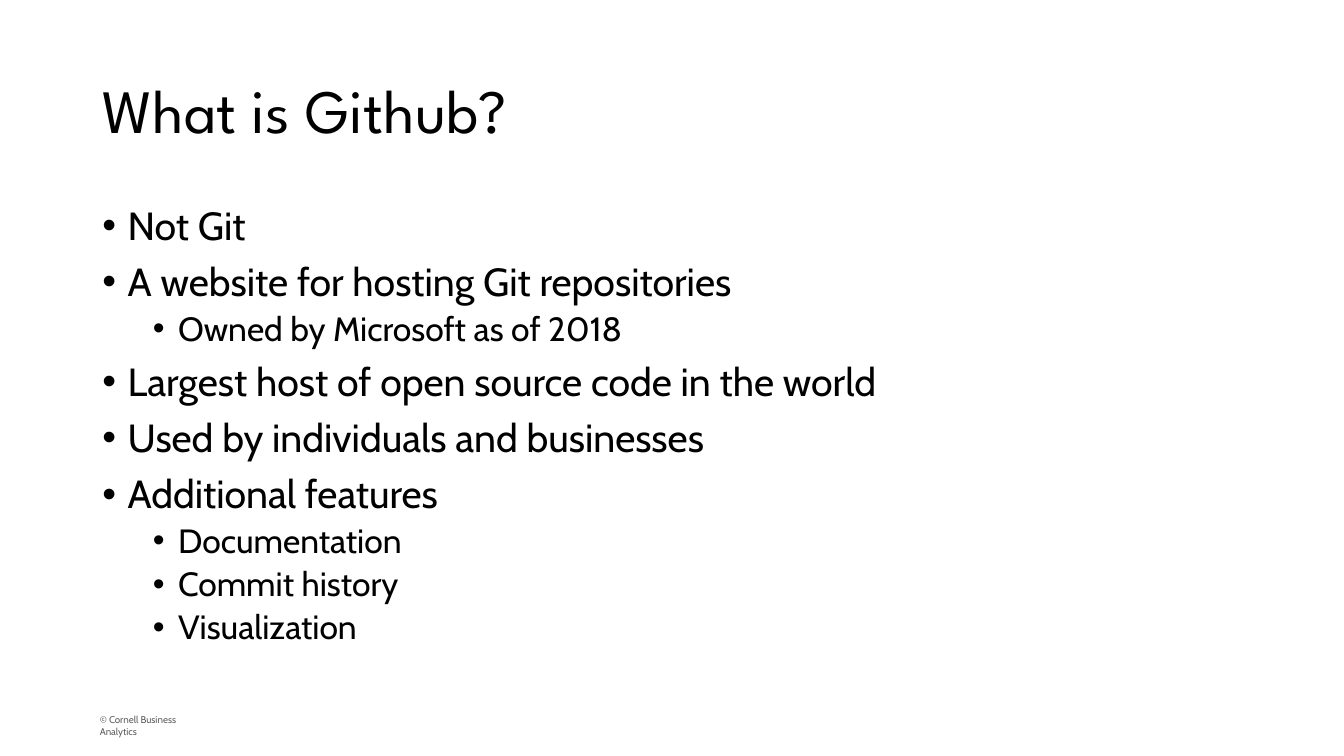
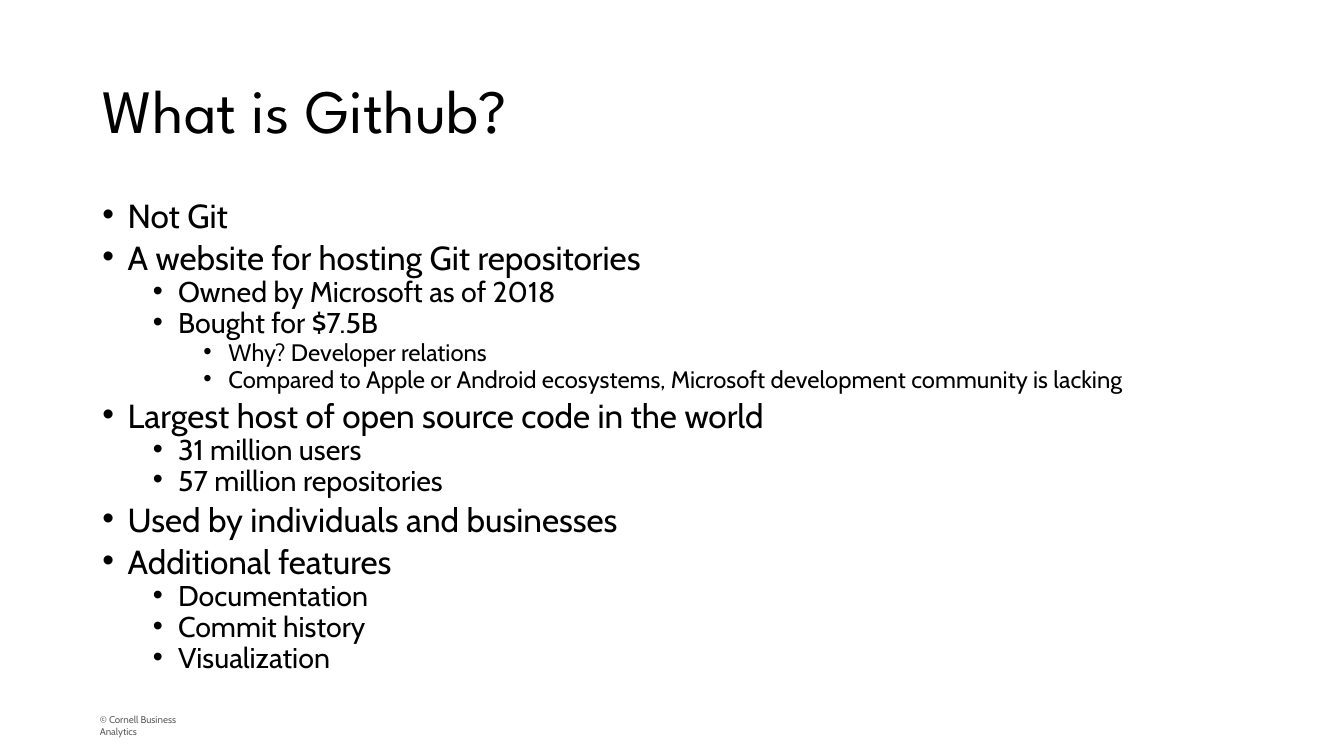
Before and after one commit to sam-hu/cba-git-tutorial, a slide deck: slide 3 of git.pptx. Drawn at 1344x756 pixels with LibreOffice and Linux fonts; fonts in the diff are those of the drawing; background and template pictures are left out. Boxes give left, top, right and bottom in pixels: in the first picture for what was removed or moved away, otherwise in the second. Text is boxed around its words. In the diff, an @@ line names an element or a change of style, - is before the commit and + after.

Commit message:
updated ppt

```diff
--- a/git.pptx
+++ b/git.pptx
@@ text at (128,204,764,669): size 28 to 23.8 pt in "Not Git", "A website for hosting Git repositories", "Largest host of open source code in ...", "Used by individuals and businesses" and 1 more places; size 24 to 20.4 pt in "Owned by Microsoft as of 2018", "Documentation", "Commit history", "Visualization"; line spacing 0.9 to 0.7 @@
@@ text at (178,311,1122,394): paragraphs added @@
+  • Bought for $7.5B
+    • Why? Developer relations
+    • Compared to Apple or Android ecosystems, Microsoft development community is lacking
@@ text at (178,436,443,498): paragraphs added @@
+  • 31 million users
+  • 57 million repositories
```
Also in this commit, not shown: 5 other slides changed, 3 slides added.
